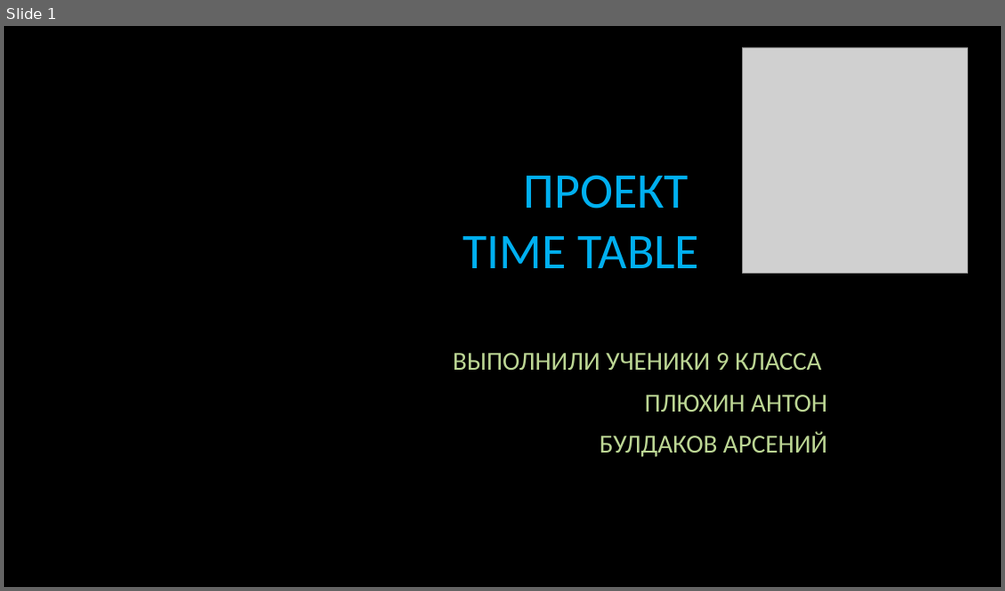
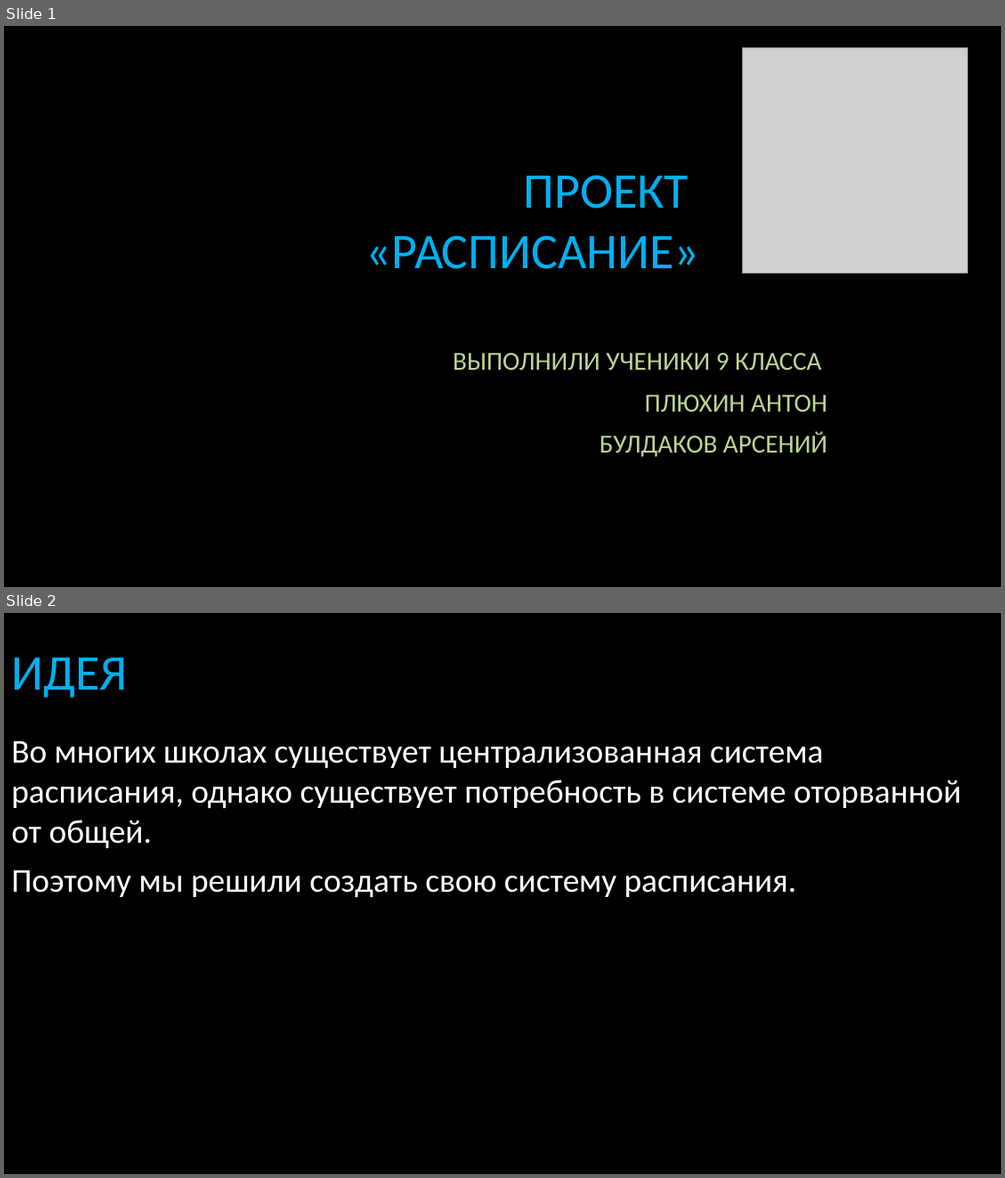
Before and after one commit to Anton-beep/flaskProjectTable, a slide deck: Time_Table.pptx. Shown one above the other, each under a label of ours: slide 1 before the commit, slides 1 and 2 after it. The pictures are 1005x591 and 1005x1178 pixels, drawn with LibreOffice and Linux fonts; fonts in the diff are those of the drawing; grey boxes stand for pictures; background and template pictures are left out. Boxes give left, top, right and bottom in pixels: in the first picture for what was removed or moved away, otherwise in the second. Text is boxed around its words. In the diff, an @@ line names an element or a change of style, - is before the commit and + after.

```diff
--- a/Time_Table.pptx
+++ b/Time_Table.pptx
@@ slide 2 added at bbox=[4, 613, 1001, 1174], background picture (left out) @@
@@ title added at bbox=[11, 657, 127, 698], 48 pt, text #00B0F0 @@
+ИДЕЯ
@@ text added at bbox=[11, 741, 961, 848], 32 pt, text #FFFFFF @@
+Во многих школах существует централизованная система расписания, однако существует потребность в системе оторванной от общей.
@@ text added at bbox=[11, 870, 797, 897], 32 pt, text #FFFFFF @@
+Поэтому мы решили создать свою систему расписания.
@@ slide 1 changed as well @@
@@ title at bbox=[366, 175, 700, 269]: text changed @@
-ПРОЕКТ
-TIME TABLE
+ПРОЕКТ
+«РАСПИСАНИЕ»
```
Also in this commit, not shown: 2 other slides changed, 1 other slide added, 1 slide removed, 1 other file.
